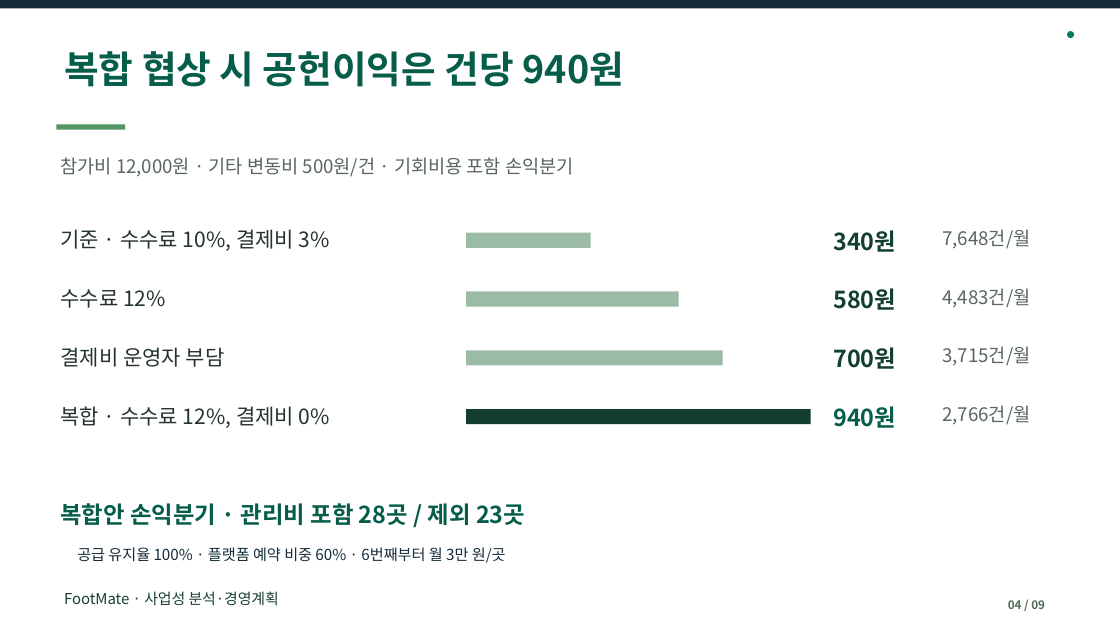
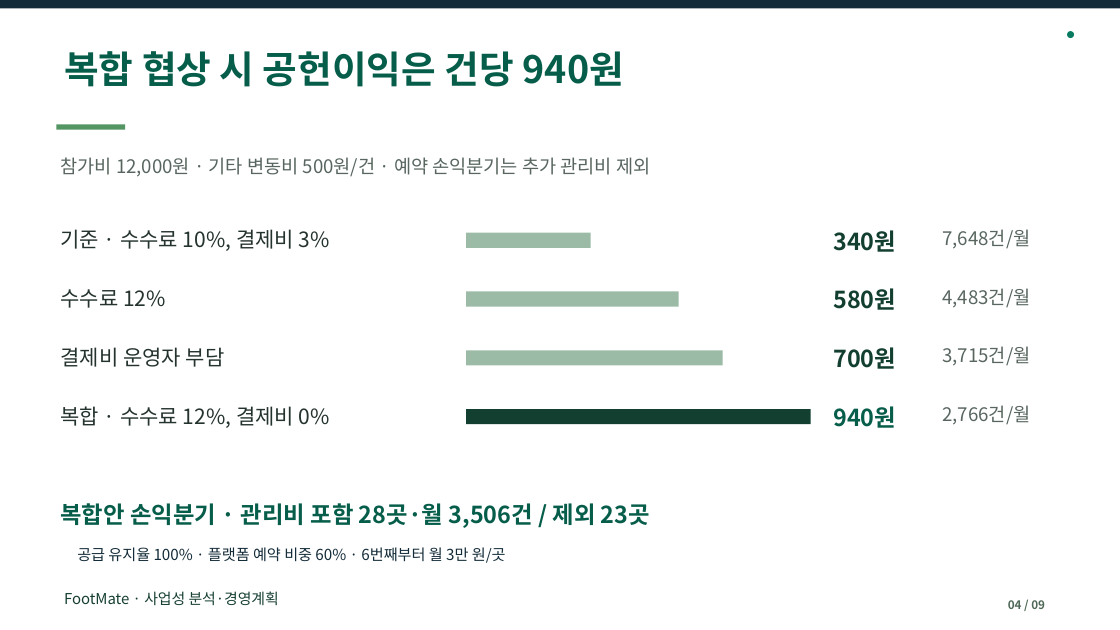
Before and after one commit to dohyunkimmm/footmate-case-study, a slide deck: slide 4 of src/case-study/downloads/footmate_report.pptx. Drawn at 1120x630 pixels with LibreOffice and Linux fonts; fonts in the diff are those of the drawing. Boxes give left, top, right and bottom in pixels: in the first picture for what was removed or moved away, otherwise in the second. Text is boxed around its words. In the diff, an @@ line names an element or a change of style, - is before the commit and + after.

```diff
--- a/src/case-study/downloads/footmate_report.pptx
+++ b/src/case-study/downloads/footmate_report.pptx
@@ text at (60,157,650,177): text changed @@
-참가비 12,000원 · 기타 변동비 500원/건 · 기회비용 포함 손익분기
+참가비 12,000원 · 기타 변동비 500원/건 · 예약 손익분기는 추가 관리비 제외
@@ text at (60,503,650,528): text changed @@
-복합안 손익분기 · 관리비 포함 28곳 / 제외 23곳
+복합안 손익분기 · 관리비 포함 28곳·월 3,506건 / 제외 23곳
```
Also in this commit, not shown: 1 other slide changed, 10 other files.
